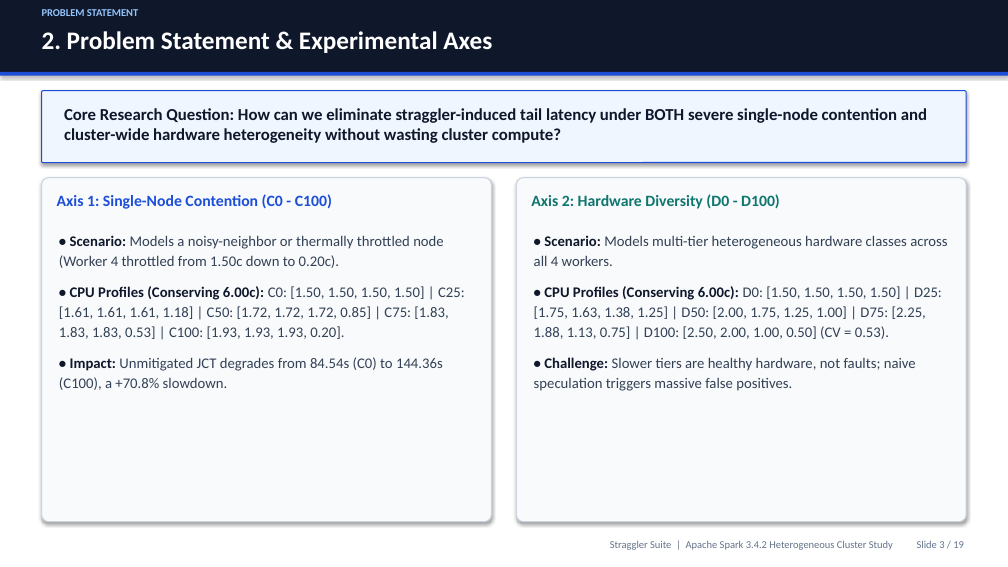
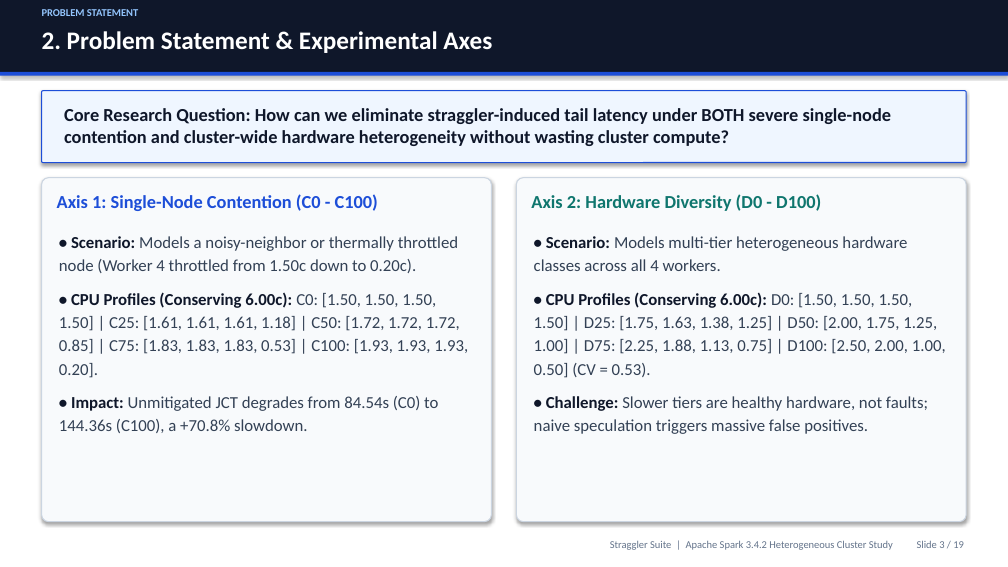
Before and after one commit to Gokulchinna/straggler-suite, a slide deck: slide 3 of Straggler_Suite_Presentation.pptx. Drawn at 1008x567 pixels with LibreOffice and Linux fonts; fonts in the diff are those of the drawing. Boxes give left, top, right and bottom in pixels: in the first picture for what was removed or moved away, otherwise in the second. Text is boxed around its words. In the diff, an @@ line names an element or a change of style, - is before the commit and + after.

```diff
--- a/Straggler_Suite_Presentation.pptx
+++ b/Straggler_Suite_Presentation.pptx
@@ text "Core Research Question: How can ..." at box(64, 108, 892, 146): size 16 to 17.5 pt @@
@@ text "Axis 1: Single-Node Contention (C0 ..." at box(57, 194, 378, 211): size 15 to 17.5 pt @@
@@ text "Axis 2: Hardware Diversity (D0 ..." at box(531, 194, 821, 211): size 15 to 17.5 pt @@
@@ text "• Scenario: Models a noisy-neighbor ..." at box(59, 236, 468, 433): size 14 to 16 pt @@
@@ text "• Scenario: Models multi-tier heterogeneous ..." at box(534, 236, 946, 434): size 14 to 16 pt @@
```
Also in this commit, not shown: 17 other slides changed.
